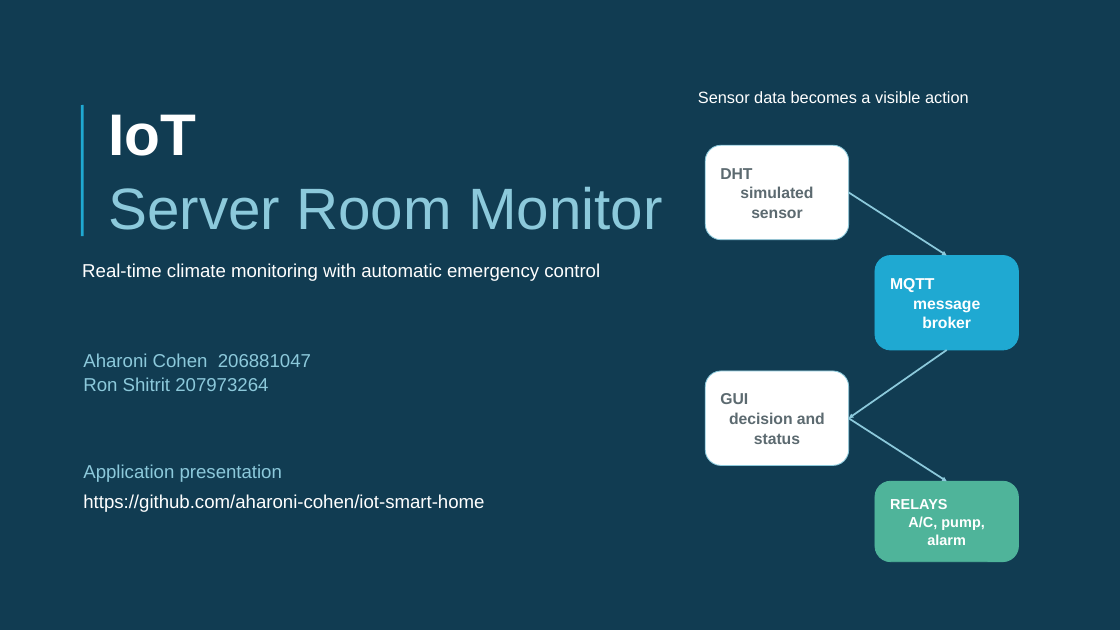
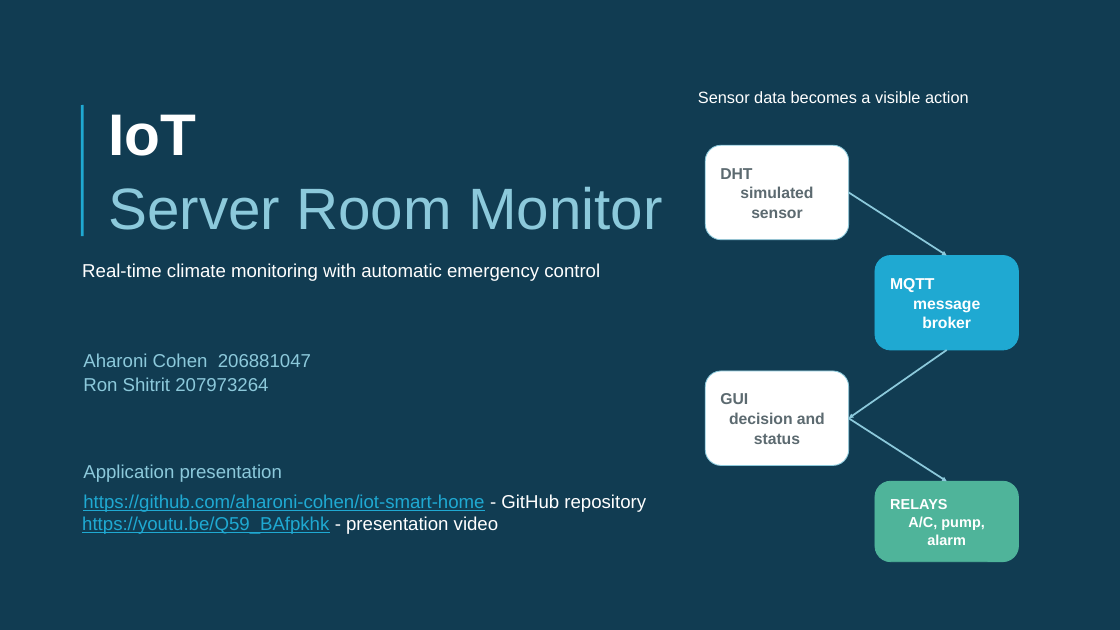
Before and after one commit to aharoni-cohen/iot-smart-home, a slide deck: slide 1 of iot-server-room-monitor-project.pptx. Drawn at 1120x630 pixels with LibreOffice and Linux fonts; fonts in the diff are those of the drawing. Boxes give left, top, right and bottom in pixels: in the first picture for what was removed or moved away, otherwise in the second. Text is boxed around its words. In the diff, an @@ line names an element or a change of style, - is before the commit and + after.

Commit message:
Add GitHub and presentation video links, embed demo recording

```diff
--- a/iot-server-room-monitor-project.pptx
+++ b/iot-server-room-monitor-project.pptx
@@ text at bbox=[83, 494, 646, 512]: text changed; text colour #FFFFFF to #1FA9D2 @@
-https://github.com/aharoni-cohen/iot-smart-home
+https://github.com/aharoni-cohen/iot-smart-home - GitHub repository
@@ text added at bbox=[82, 516, 499, 534], 16 pt, text #1FA9D2, underline @@
+https://youtu.be/Q59_BAfpkhk - presentation video
```
Also in this commit, not shown: 1 slide added.
